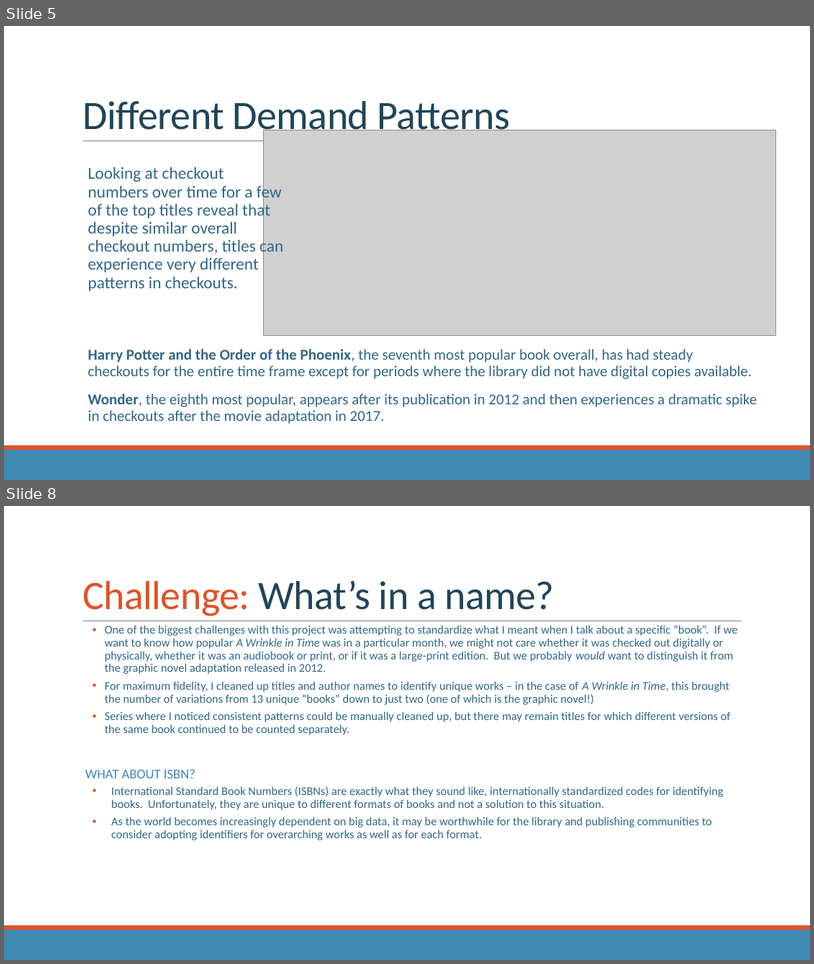
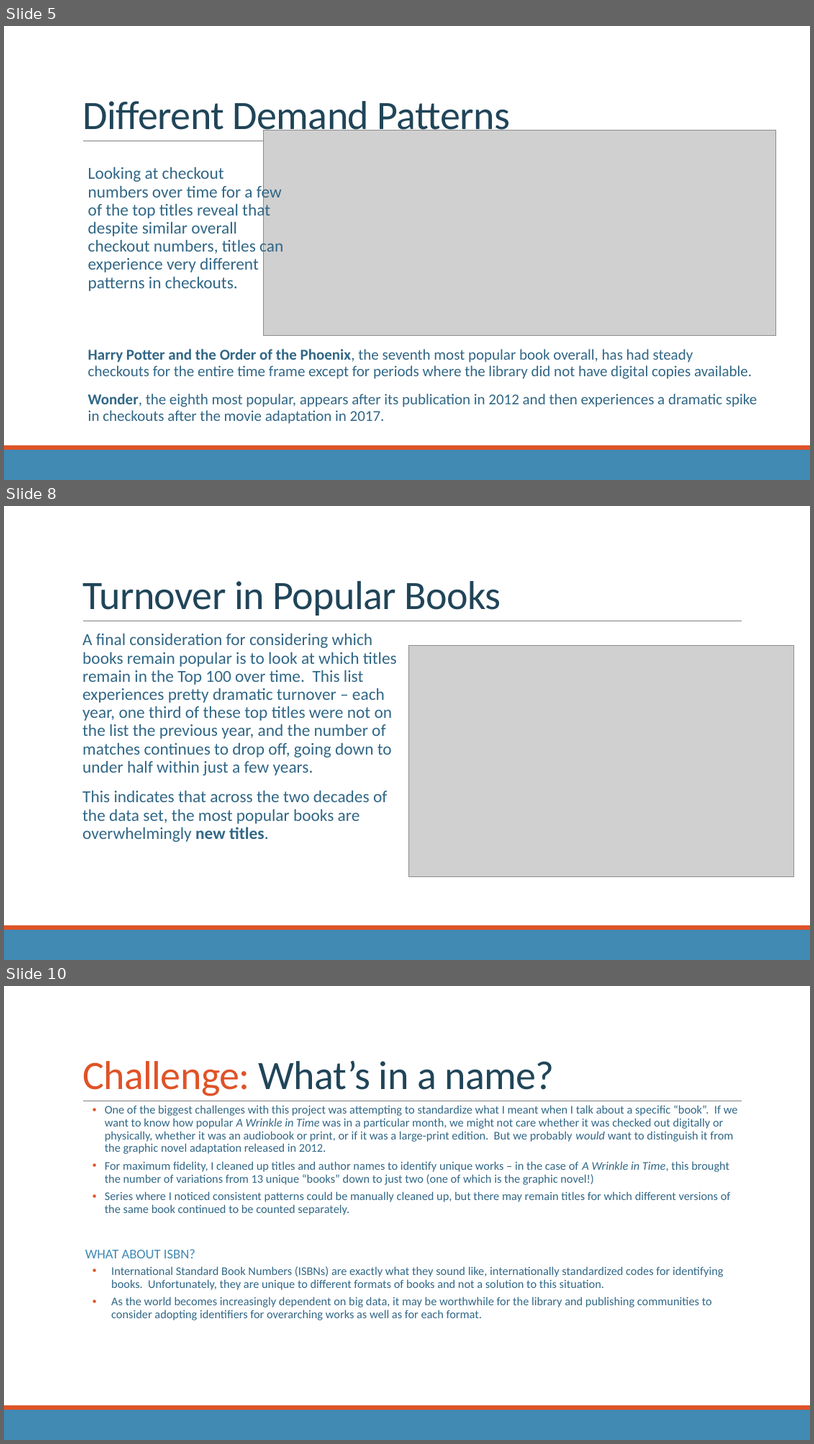
Before and after one commit to rm-pearson/NSS-capstone, a slide deck: presentation draft.pptx. Shown one above the other, each under a label of ours: slides 5 and 8 before the commit, slides 5, 8 and 10 after it; the slides between them are not shown. The pictures are 814x964 and 814x1444 pixels, drawn with LibreOffice and Linux fonts; fonts in the diff are those of the drawing; grey boxes stand for pictures. Boxes give left, top, right and bottom in pixels: in the first picture for what was removed or moved away, otherwise in the second. Text is boxed around its words. In the diff, an @@ line names an element or a change of style, - is before the commit and + after.

```diff
--- a/presentation draft.pptx
+++ b/presentation draft.pptx
@@ slide 8 added at <box>4,506,810,960</box>, background #FFFFFF; not listed: 3 template elements that a slide beside it also shows @@
@@ title added at <box>82,581,501,615</box>, 48 pt, text #20455A @@
+Turnover in Popular Books
@@ text added at <box>82,633,397,842</box>, 20 pt, text #316886 @@
+  A final consideration for considering which books remain popular is to look at which titles remain in the Top 100 over time. This list experiences pretty dramatic turnover – each year, one third of these top titles were not on the list the previous year, and the number of matches continues to drop off, going down to under half within just a few years.
+  This indicates that across the two decades of the data set, the most popular books are overwhelmingly new titles.
@@ picture added at <box>409,646,795,877</box> @@
@@ what was slide 8 is now slide 10 @@
```
Also in this commit, not shown: 1 slide changed, 2 other slides added, 1 slide removed, 6 other files.
